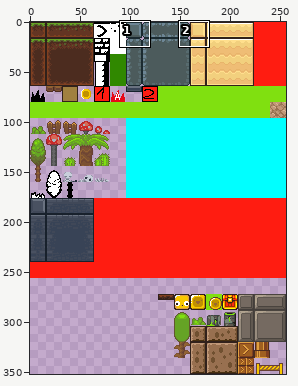
Sprite sheet -- happydash.gmx/sprites/images/spriteTiles_0.png. Above, an overview of the earlier version with the close-up marked.
Close-up. Earlier state:
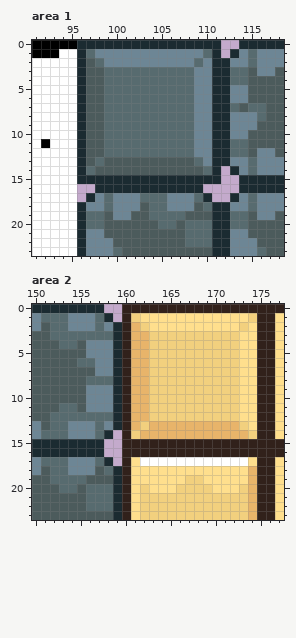
The file is 256x352 pixels. Colours within 5 levels of each other are drawn and written as one. Shown: area 1: x 91..118, y 0..23; area 2: x 150..177, y 0..23.
The same view after the edit:
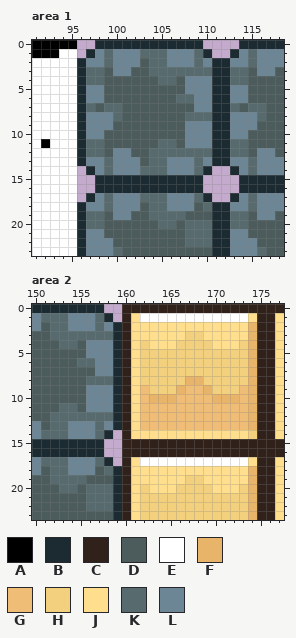
Palette (. is transparent): A #000000  B #1b2b31  C #31211b  D #4c5b5c  E #ffffff  F #e8b46a  G #efbd75  H #f2d07e  J #ffdf8d  K #576b6f  L #6d8695
Difference:
Area 1:
Colour B replaces colour K in row 1 at x 97 and 110; in row 14 at x 97 and 110.
Colour D replaces colour K in row 3 at x 99 and 102 to 103; in row 4 at x 99 to 104 and 107; in row 5 at x 99 to 107; in row 6 at x 99 to 106; in row 7 at x 101 to 108; in row 8 at x 101 to 107.
Colour D replaces colour K in row 9 at x 100 to 107; in row 10 at x 99 to 107; in row 11 at x 99 to 104 and 107; in row 12 at x 99 and 102 to 103.
Colour D replaces colour L in row 2 at x 103.
Colour K replaces colour D in rows 3 to 4 at x 97 to 98; in row 7 at x 97; in rows 11 to 12 at x 97 to 98; in row 13 at x 99 and 104 to 105; in row 14 at x 99, 103 to 105 and 109.
Colour K replaces colour L in row 1 at x 99, 103 to 105 and 109; in row 2 at x 99 and 104 to 105; in row 3 at x 109 to 110; in row 8 at x 109 to 110; in row 12 at x 109 to 110.
Colour L replaces colour D in row 2 at x 97; in rows 5 to 6 at x 97 to 98; in rows 8 to 10 at x 97 to 98; in row 13 at x 97, 100 to 102 and 106 to 108; in row 14 at x 98, 100 to 102 and 106 to 108.
Colour L replaces colour K in row 2 at x 98; in row 3 at x 100 to 101; in rows 4 to 5 at x 108; in row 8 at x 99; in row 9 at x 99 and 108; in rows 10 to 11 at x 108.
Colour L replaces colour K in row 12 at x 100 to 101; in row 13 at x 98.
Colour B is gone in row 0 at x 96 to 97 and 110 to 111; in row 1 at x 96 and 111; in row 14 at x 96 and 111; in row 15 at x 96 to 97 and 110 to 111.
Area 2:
Colour E replaces colour J in row 1 at x 162 to 173.
Colour F replaces colour H in row 8 at x 167 to 168; in row 9 at x 166 and 169; in row 10 at x 163 to 165 and 170 to 172.
Colour F replaces colour J in rows 2 to 13 at x 174.
Colour G replaces colour F in rows 9 to 12 at x 162; in row 13 at x 163 to 172.
Colour G replaces colour H in row 9 at x 167 to 168; in row 10 at x 166 to 169; in rows 11 to 12 at x 163 to 172; in row 13 at x 162 and 173.
Colour G replaces colour J in rows 9 to 12 at x 173.
Colour H replaces colour F in rows 4 to 8 at x 162.
Colour H replaces colour J in rows 4 to 8 at x 173.
Colour J replaces colour F in row 2 at x 161; in row 3 at x 161 to 162; in rows 4 to 13 at x 161; in row 14 at x 162 to 173.
Colour J replaces colour H in row 1 at x 161 and 174; in row 2 at x 162 and 173; in row 3 at x 163 to 166 and 169 to 172; in row 4 at x 163 to 165 and 170 to 172; in row 14 at x 161.
Changed places in both close-ups, as pixel boxes (x1, y1, x2, y2):
changed: (77, 40, 221, 184)
changed: (131, 313, 257, 439)
